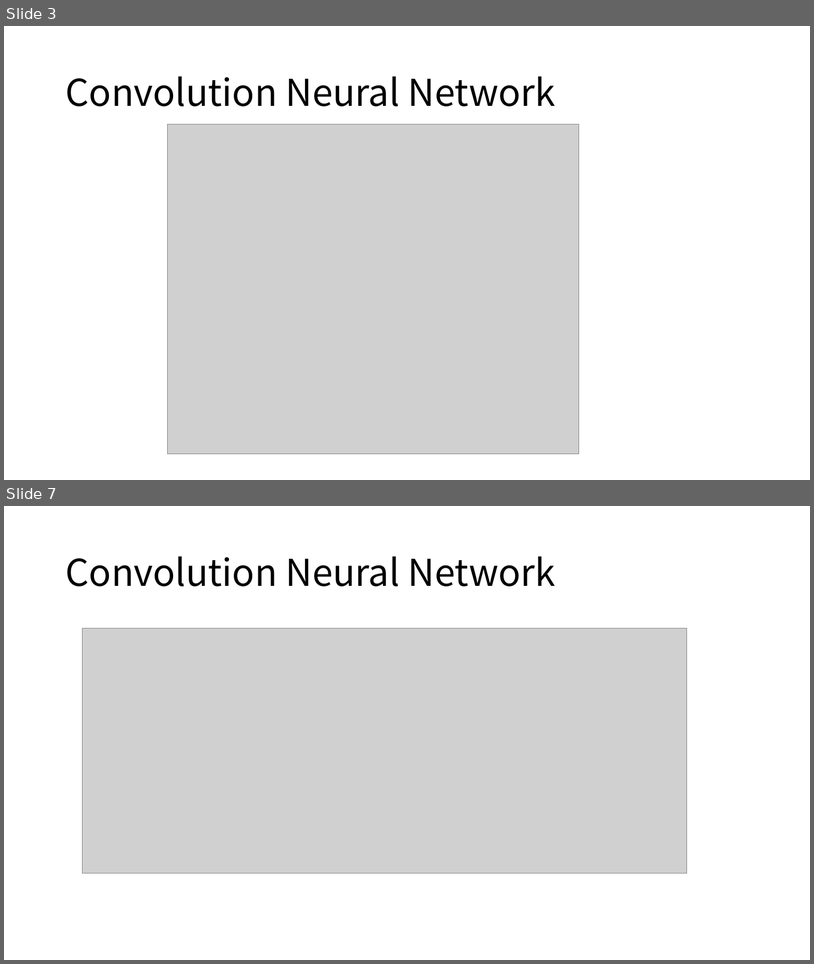
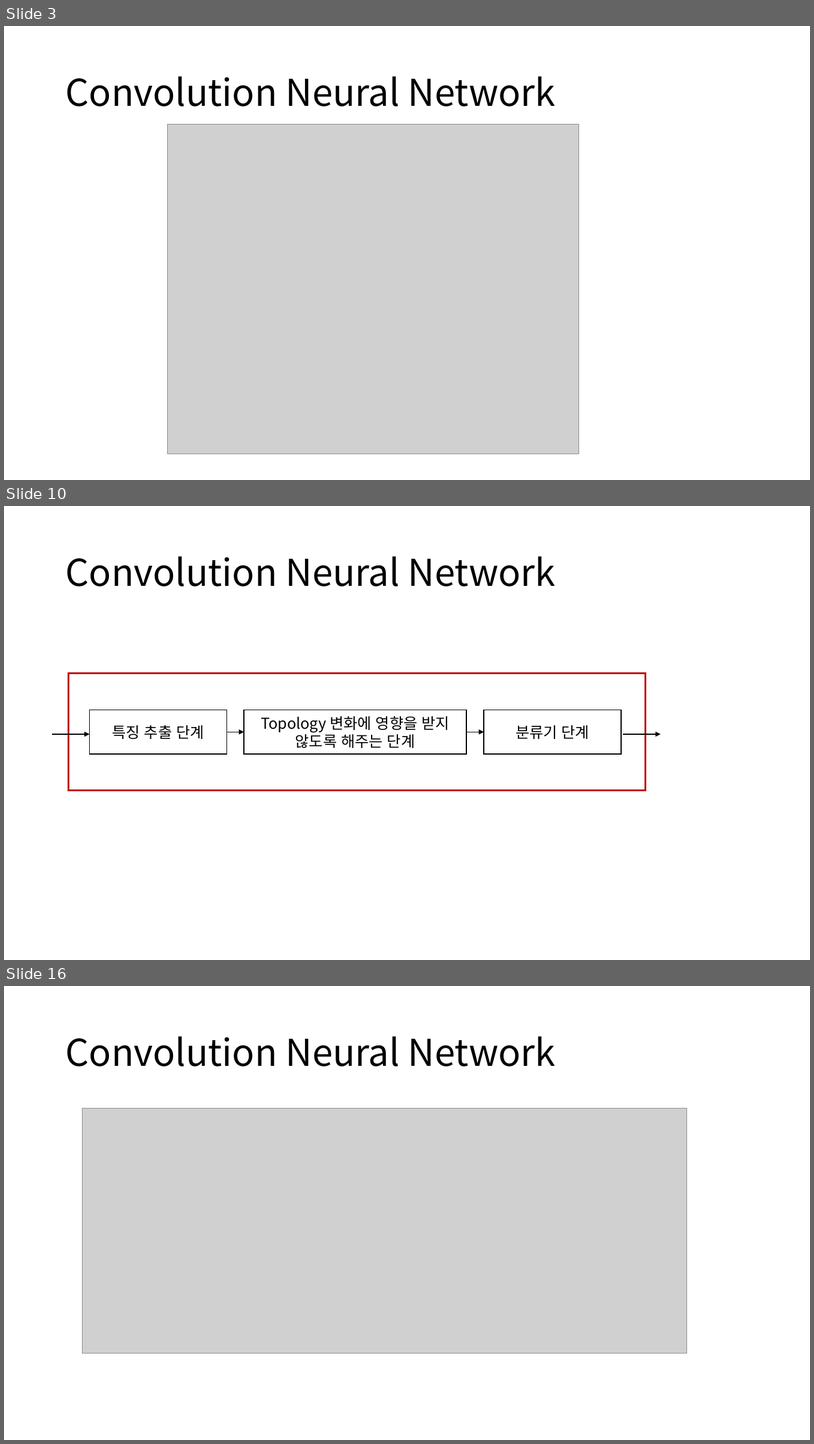
Before and after one commit to hahyeonsook/ai, a slide deck: lab/발표자료/reCNNs(2)_190723.pptx. Shown one above the other, each under a label of ours: slides 3 and 7 before the commit, slides 3, 10 and 16 after it; the slides between them are not shown. The pictures are 814x964 and 814x1444 pixels, drawn with LibreOffice and Linux fonts; fonts in the diff are those of the drawing; grey boxes stand for pictures. Boxes give left, top, right and bottom in pixels: in the first picture for what was removed or moved away, otherwise in the second. Text is boxed around its words. In the diff, an @@ line names an element or a change of style, - is before the commit and + after.

```diff
--- a/lab/발표자료/reCNNs(2)_190723.pptx
+++ b/lab/발표자료/reCNNs(2)_190723.pptx
@@ slide 10 added at box(4, 506, 810, 960), background #FFFFFF @@
@@ title added at box(65, 556, 556, 586), 44 pt, text #000000 @@
+Convolution Neural Network
@@ rectangle added at box(69, 673, 646, 790), outline #C00000 2.25 pt @@
@@ rectangle added at box(89, 710, 227, 754), outline #000000 1 pt, 18 pt, text #000000 @@
+특징 추출 단계
@@ rectangle added at box(244, 710, 467, 754), outline #000000 1 pt, 18 pt, text #000000 @@
+Topology 변화에 영향을 받지 않도록 해주는 단계
@@ rectangle added at box(485, 710, 621, 754), outline #000000 1 pt, 18 pt, text #000000 @@
+분류기 단계
@@ arrow added from (52, 734) to (89, 734), #000000 1 pt @@
@@ arrow added from (227, 732) to (244, 732), #000000 1 pt @@
@@ arrow added from (467, 732) to (485, 732), #000000 1 pt @@
@@ arrow added from (623, 734) to (661, 734), #000000 1 pt @@
@@ what was slide 7 is now slide 16 @@
```
Also in this commit, not shown: 2 slides changed, 17 other slides added, 11 slides removed, 1 other file.
